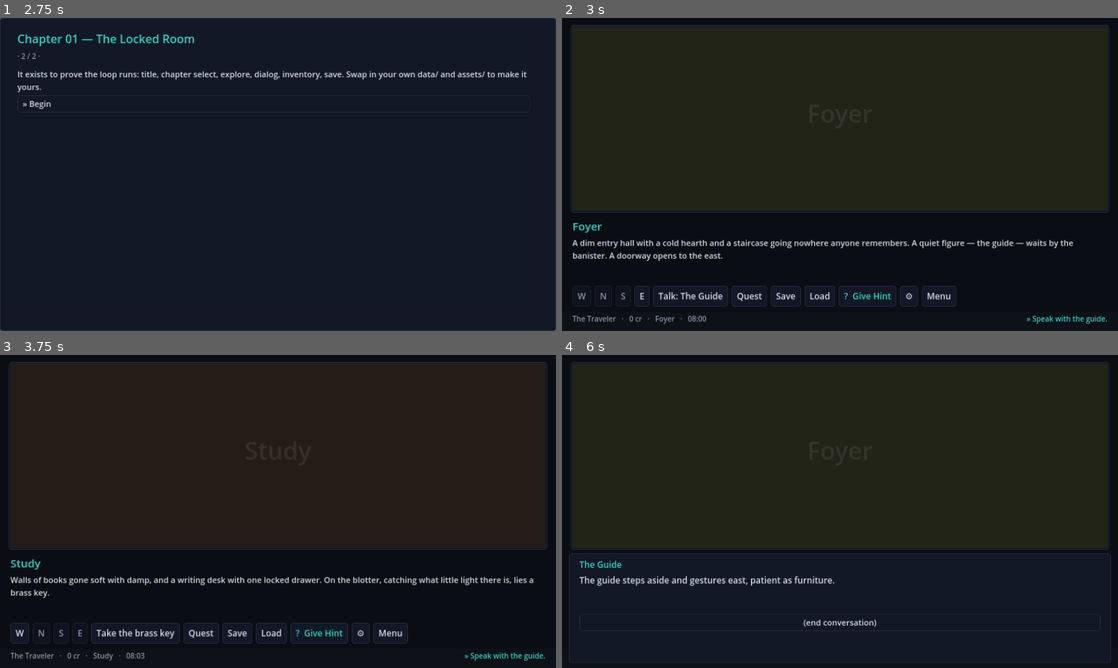
Above: before the commit, frames 1-4 (two rows, left to right).
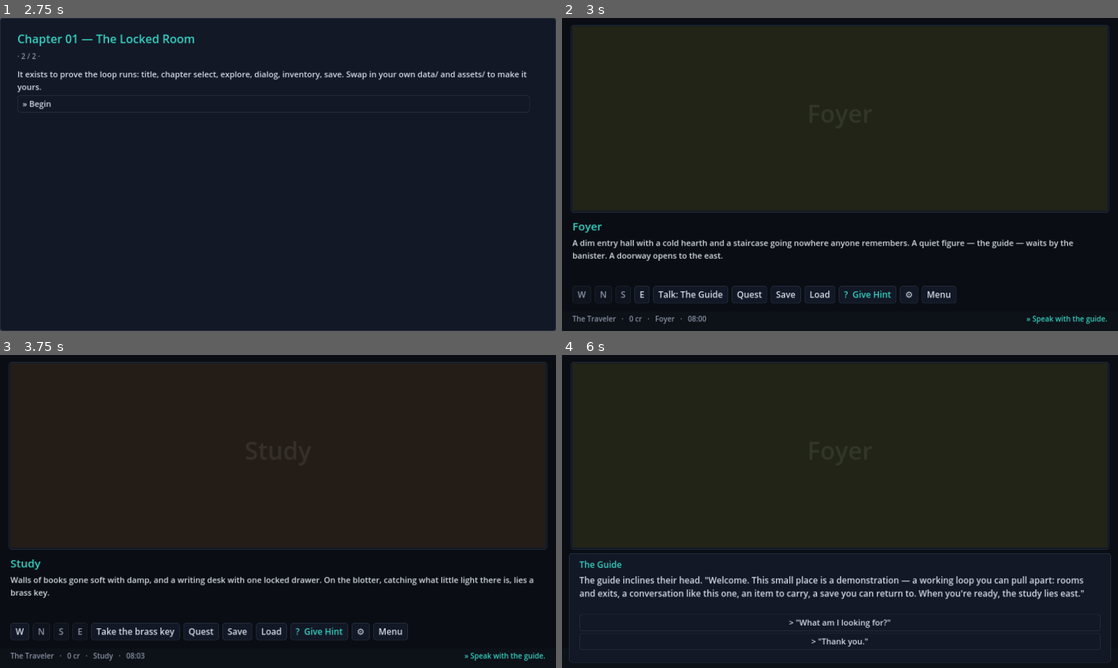
Above: after the commit, the same moments.

Repository: CryptoJones/TFS-Visual-Novel-Tools
Game: Godot game, scene res://scenes/Boot.tscn
Same seed, same stepped clock (60 frames per second), same inputs: the game is played once before the commit and once after it.
Inputs (mouse positions are in pixels of both pictures, inside the frame that each line leads up to):
- Up to frame 1 (2.75 s): tap Enter at 0.5 s; move the mouse to (400, 158) at 0.52 s; hold Right 0.53-1.25 s; tap I at 0.6 s; click (400, 158) at 0.67 s; click "▸ 01 — The Locked Room [The T…" at 1.25 s; click "Next »" at 2 s
- Up to frame 2 (3 s): click "» Begin" at 2.75 s
- Up to frame 3 (3.75 s): click "E" at 3.5 s
- Up to frame 4 (6 s): click "W" at 4.25 s; click "Talk: The Guide" at 5 s; click "Quest" at 5.75 s

Frame 1 is identical in both runs. In frame 2, 0.7% of the frame differs, in the area x 2-71%, y 87-93%; in frame 3, 0.8%; in frame 4, 2.6%, in the area x 3-94%, y 70-94%.

Commit message:
fix(engine): the action bar wraps at large text sizes instead of running off screen
0.3.0's Text Size audit measured heights only, so it never saw a row running
out of width. Porting the engine into Flatline II showed it: at Huge, a long row
of actions pushed Load, Give Hint, Settings and Menu past the right edge,
unreachable. Down and Out 0.1.4 lost its Menu button the same way in 4 rooms.

- The bar is an HFlowContainer; _layout_explore() measures how many rows its
  buttons need (font + stylebox, before any frame draws), reserves that height,
  and re-runs whenever the bar is rebuilt.
- Old buttons are detached before being freed. A queue_free()d button stays in
  the bar until the end of the frame, so the flow container briefly laid out old
  and new together — visible as a one-frame flicker, and it made the new check
  flaky until fixed.

Playtest, found porting it into games with a richer engine than this one:
- renders every room of every chapter at every Text Size and fails if any
  action is off screen or below the status strip;
- counts room interactions, slotted_<chip> flags, chapter start flags and
  cracked databases as flag setters;
- treats dialog start_gates as extra entry points and random_text as text;
- accepts a story-art list shorter than its cards (the engine holds the last
  plate) and fails only when a card with art to borrow has none.

Co-Authored-By: Claude Opus 5 (1M context) <noreply@anthropic.com>

Diff:
--- a/engine/src/core/Game.gd
+++ b/engine/src/core/Game.gd
@@ -51,6 +51,8 @@
 const DIALOG_MIN_H := 378
 const DIALOG_MAX_H := 1038
 const VIEW_MIN_H := 300
+const BAR_ROW_GAP := 8
+const BAR_FONT := 24                  # the action bar buttons use the theme's base size
 const MINUTES_PER_MOVE := 3
 const HIDDEN_ROOM := "1337"
 const VOID_IMAGE := "res://assets/ui/void.png"
@@ -106,7 +108,7 @@
 var _status_lbl: Label
 var _objective_lbl: Label
 var _toast_lbl: Label
-var _button_bar: HBoxContainer
+var _button_bar: HFlowContainer
 
 # Dialog widgets
 var _dialog_panel: Panel
@@ -461,10 +463,13 @@
 	_desc_lbl.add_theme_color_override("font_color", UITheme.TEXT)
 	_fsize(_desc_lbl, 22)
 	_explore_layer.add_child(_desc_lbl)
-	_button_bar = HBoxContainer.new()
+	# A flow container, so a long row of actions wraps onto a second line at a
+	# large Text Size instead of running off the right edge of the screen.
+	_button_bar = HFlowContainer.new()
 	_button_bar.position = Vector2(VIEW_X, 924)
 	_button_bar.size = Vector2(VIEW_W, 72)
-	_button_bar.add_theme_constant_override("separation", 12)
+	_button_bar.add_theme_constant_override("h_separation", 12)
+	_button_bar.add_theme_constant_override("v_separation", BAR_ROW_GAP)
 	_explore_layer.add_child(_button_bar)
 	# Status strip.
 	var status_bg := ColorRect.new()
@@ -501,6 +506,28 @@
 	_explore_layer.add_child(_toast_lbl)
 	_layout_explore()
 
+## Height the action bar needs for the buttons it holds right now, wrapping
+## rows the way the HFlowContainer will. Measured from each button's font and
+## stylebox (never read back off a Control), so it is right before a frame has
+## drawn. An empty bar still reserves one row, so the layout does not jump.
+func _bar_height() -> int:
+	var row_h := maxi(72, _line_h(BAR_FONT) + 22)
+	var rows := 1
+	var x := 0.0
+	for b in _button_bar.get_children():
+		if not (b is Button) or b.is_queued_for_deletion() or not b.visible:
+			continue
+		var fs: int = b.get_theme_font_size("font_size")
+		var font: Font = b.get_theme_font("font")
+		var box: Vector2 = b.get_theme_stylebox("normal").get_minimum_size()
+		var w: float = font.get_string_size(b.text, HORIZONTAL_ALIGNMENT_LEFT, -1, fs).x + box.x + 2
+		row_h = maxi(row_h, ceili(font.get_height(fs) + box.y) + 4)
+		if x > 0.0 and x + w > VIEW_W:
+			rows += 1
+			x = 0.0
+		x += w + 12
+	return rows * row_h + (rows - 1) * BAR_ROW_GAP
+
 ## Stack the explore UI upward from the status strip: action bar, description,
 ## room name — and whatever is left is the plate. At Standard and Large every
 ## description fits the authored 162px box, so the plate keeps its authored
@@ -508,7 +535,7 @@
 ## legibility. Runs on build, on every room change, and when Text Size changes.
 ## Returns false if the description had to be clipped to keep VIEW_MIN_H of plate.
 func _layout_explore() -> bool:
-	var bar_h := maxi(72, _line_h(22) + 22)
+	var bar_h := _bar_height()
 	var name_h := maxi(60, _line_h(30))
 	var want_h := maxi(162, _text_h(_desc_lbl, _desc_lbl.text, VIEW_W, 22) + 6)
 	var desc_h := mini(want_h, STATUS_Y - 18 - bar_h - 6 - 6 - name_h - 24 - VIEW_Y - VIEW_MIN_H)
@@ -1233,8 +1260,7 @@
 		GameState.set_flag(str(r["on_enter_flag"]))
 		_check_quest()
 	_desc_lbl.text = r.get("desc", "")
-	_layout_explore()
-	_rebuild_buttons(r)
+	_rebuild_buttons(r)   # lays the screen out once it knows how many actions there are
 	_refresh_status()
 	AudioManager.play(AudioManager.for_room(r))
 	# Every room entry is a natural checkpoint — roll the autosave here so moves,
@@ -1256,7 +1282,10 @@
 		_bg_room_glyph.text = "1337"
 	_desc_lbl.text = "You slipped through a crack in the matrix into a room that's on no map. The exits have been sanded off. The only thing still answering is the soundtrack."
 	_layout_explore()
+	# Detach before freeing: a queue_free()d button stays in the bar until the end
+	# of the frame, and the flow container would briefly lay out old + new together.
 	for c in _button_bar.get_children():
+		_button_bar.remove_child(c)
 		c.queue_free()
 	var loadb := Button.new()
 	loadb.text = "Load"
@@ -1286,6 +1315,7 @@
 	gearb.pressed.connect(_open_settings)
 	_fsize(gearb, 22)
 	_button_bar.add_child(gearb)
+	_layout_explore()
 	_status_lbl.text = "%s   ·   1337 cr   CON 1337   ·   1337   ·   13:37" % GameState.player_name
 	_objective_lbl.text = ""
 	AudioManager.play_playlist(VOID_TRACKS)
@@ -1315,7 +1345,10 @@
 	return Color.from_hsv(h, 0.35, 0.14)
 
 func _rebuild_buttons(r: Dictionary) -> void:
+	# Detach before freeing: a queue_free()d button stays in the bar until the end
+	# of the frame, and the flow container would briefly lay out old + new together.
 	for c in _button_bar.get_children():
+		_button_bar.remove_child(c)
 		c.queue_free()
 	# Compass stays fixed every room: all four directions always show, but only
 	# the room's real exits are live — the rest sit visibly dimmed and unclickable.
@@ -1421,6 +1454,7 @@
 	mb.tooltip_text = "Back to chapter select"
 	mb.pressed.connect(_go_chapters)
 	_button_bar.add_child(mb)
+	_layout_explore()
 
 func _npc_label(npc_id: String) -> String:
 	# Cheap display name: dialog files carry "name"; fall back to the id.
--- a/engine/tests/playtest.gd
+++ b/engine/tests/playtest.gd
@@ -54,6 +54,7 @@
 	_audit_action_bar()
 	_audit_soundtrack()
 	_audit_text_sizes()
+	await _audit_action_bar_fit()
 	await _audit_dialog_scroll()
 	_audit_story_art()
 	if softlocks_found == 0:
@@ -331,13 +332,18 @@
 		var has_terminal := false
 		var reached := {}
 		var stack: Array[String] = [start]
+		# Engines that gate the entry node on a flag ("start_gates") make those
+		# nodes roots too — they are reached without any option pointing at them.
+		for g in d.get("start_gates", []):
+			if typeof(g) == TYPE_DICTIONARY and nodes.has(str(g.get("start", ""))):
+				stack.append(str(g.get("start", "")))
 		while not stack.is_empty():
 			var nid: String = stack.pop_back()
 			if reached.has(nid):
 				continue
 			reached[nid] = true
 			var n: Dictionary = nodes[nid]
-			words_total += str(n.get("text", "")).split(" ", false).size()
+			words_total += _node_text(n).split(" ", false).size()
 			var opts: Array = n.get("options", [])
 			if opts.is_empty():
 				has_terminal = true
@@ -360,10 +366,18 @@
 		for nid in nodes:
 			if not reached.has(nid):
 				_err("npc %s: orphan node '%s' unreachable from start" % [fn, nid])
-			if str(nodes[nid].get("text", "")).strip_edges() == "":
+			if _node_text(nodes[nid]).strip_edges() == "":
 				_err("npc %s: node %s has empty text" % [fn, nid])
 	_note("dialogs: %d files, %d nodes, %d words, %d end cleanly"
 		% [files.size(), nodes_total, words_total, terminals])
+
+
+## A node's text, or all of its "random_text" lines for engines that pick one.
+func _node_text(n: Dictionary) -> String:
+	var t := str(n.get("text", ""))
+	for line in n.get("random_text", []):
+		t += " " + str(line)
+	return t
 
 
 func _audit_quests() -> void:
@@ -381,6 +395,22 @@
 			for pk in r.get("pickups", []):
 				setters["took_" + str(pk.get("item", ""))] = true
 				setters["granted_" + str(pk.get("item", ""))] = true
+			# games that add room interactions (an Inspect action) set flags there too
+			for it in r.get("interactions", []):
+				if typeof(it) == TYPE_DICTIONARY and it.has("set_flag"):
+					setters[str(it["set_flag"])] = true
+	# slotting a chip (item "slot": true) sets slotted_<item id> in engines with a socket
+	for iid in _dict_of(ITEMS, "items"):
+		if bool(_dict_of(ITEMS, "items")[iid].get("slot", false)):
+			setters["slotted_" + str(iid)] = true
+	# chapter start flags and cracked databases are setters as well
+	for ch in chapters:
+		for f in ch.get("start", {}).get("flags", []):
+			setters[str(f)] = true
+	for d in _list_of(DBS, "databases"):
+		setters["cracked_" + str(d.get("id", ""))] = true
+		if d.has("set_flag"):
+			setters[str(d["set_flag"])] = true
 	for fn in DirAccess.get_files_at("res://data/npcs"):
 		if not fn.ends_with(".json"):
 			continue
@@ -508,6 +538,47 @@
 	_note("text sizes: %d room descriptions x %d dialog passages x %d sizes fit" % [descs.size(), passages.size(), game.TEXT_SCALES.size()])
 
 
+## Every action must stay on screen and clickable at every Text Size. Renders a
+## real frame for every room of every chapter at every size, then checks each
+## action-bar button against the canvas edge and the status strip. The height
+## audit above cannot see this: a row of actions that runs off the right edge
+## leaves Load / Settings / Menu unreachable while every height still "fits".
+func _audit_action_bar_fit() -> void:
+	if game == null:
+		return
+	var keep: float = game._text_scale
+	var checked := 0
+	var max_rows := 1
+	for ch in chapters:
+		var cid := str(ch.get("id", ""))
+		game._start_chapter(cid)
+		await get_tree().process_frame
+		game._go_explore()
+		for rid in game._world.rooms:
+			GameState.current_room = str(rid)
+			for opt in game.TEXT_SCALES:
+				game._text_scale = float(opt[1])
+				game._apply_text_scale()
+				game._refresh_room()
+				await get_tree().process_frame
+				checked += 1
+				var bar: Control = game._button_bar
+				var rows := {}
+				for b in bar.get_children():
+					if not (b is Button) or b.is_queued_for_deletion() or not b.visible:
+						continue
+					var r: Rect2 = (b as Control).get_global_rect()
+					rows[int(r.position.y)] = true
+					if r.end.x > game.VIEW_X + game.VIEW_W + 1 or r.end.y > game.STATUS_Y + 1:
+						_err("%s/%s at '%s': action '%s' is off screen (ends at %d,%d)" % [cid, rid, opt[0], (b as Button).text, int(r.end.x), int(r.end.y)])
+				max_rows = maxi(max_rows, rows.size())
+		game._go_chapters()
+		await get_tree().process_frame
+	game._text_scale = keep
+	game._apply_text_scale()
+	_note("action bar: %d room x size layouts rendered, every action on screen (up to %d rows)" % [checked, max_rows])
+
+
 ## A passage too tall for the screen must really scroll: send the dialog actual
 ## mouse-wheel events and check the reader can reach the end, that the "more
 ## below" cue clears once they have, and that the next passage starts at the top.
@@ -570,8 +641,10 @@
 			# An art-light game (no plates yet) legitimately has art-less cards.
 			if art.is_empty() and not _chapter_has_plates(ch):
 				continue
-			if art.size() != pages.size():
-				_err("%s: %d %s cards but %d %s plates" % [ch.get("id", "?"), pages.size(), pair[0], art.size(), pair[1]])
+			# A shorter list is fine — the engine holds the last plate for the
+			# remaining cards. What must not happen is a card with no plate at all.
+			if art.is_empty() and not pages.is_empty():
+				_err("%s: %d %s cards but no %s plate" % [ch.get("id", "?"), pages.size(), pair[0], pair[1]])
 			for path in art:
 				cards += 1
 				if Assets.load_texture(str(path)) == null:
